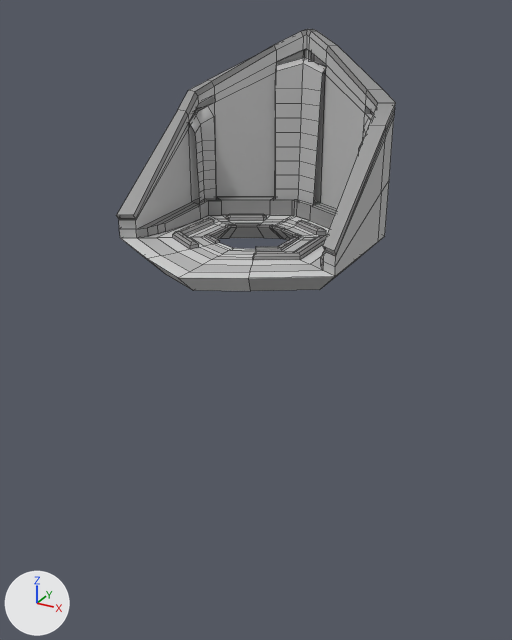
Before and after pictures for a commit that changed the FBX model Assets/fran/testing  03 propuesta/plaza.fbx.
One viewpoint serves both versions: a 50 mm lens placed at (2.42, -4.93, 1.62), pointed at (0.02, -0.56, -0.57). Lighting does not change. The marker at lower left points along +X, +Y and +Z. The picture after the commit comes second. Mesh edges are drawn as thin lines. Where no turn or scale is listed for an object, it has been applied to the vertices.

Objects in the first picture: 'fluid', 'fluid1', 'plaza1'.
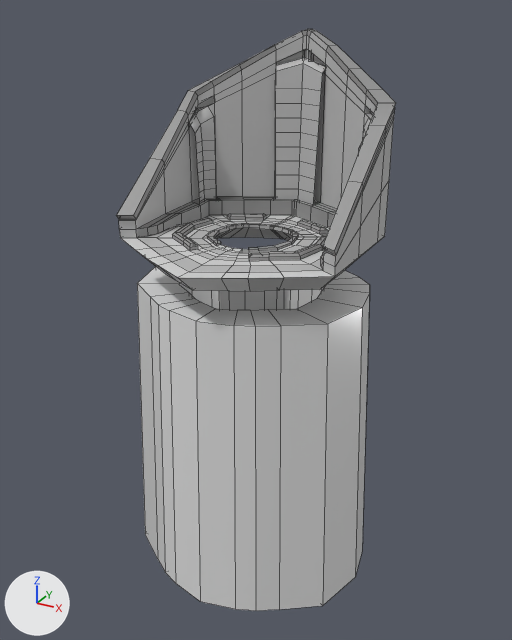
Where the newer file only moved an object's origin or applied its transform, the numbers keep the older frame.

Location of each change, (x1, y1, x2, y2) in pixels of the pictures (512 x 640 px):
```json
{"object": "elevator_water_lava", "change": "added", "after": [137, 267, 370, 611]}
{"part": 1, "of": "me_mesh_002", "change": "reshaped", "before": [157, 205, 329, 266], "after": [117, 45, 386, 291]}
```

Edits to the scene script, one JSON object a line:
```json
{"op": "add", "block": "mat_lambert13", "code": ["mat_lambert13 = principled_material('lambert13')", "mat_lambert13.base_color = (0.5, 0.5, 0.5)  # grey #bcbcbc"]}
{"op": "add", "block": "mat_lava3", "code": ["mat_lava3 = principled_material('Lava3')", "mat_lava3.base_color = (0.8, 0.8, 0.8)  # white #e7e7e7", "mat_lava3.roughness = 0.2"]}
{"block": "me_mesh_002", "where": "# used by ob_plaza1; location = (0.0, -0.577, 0.696)"}
{"op": "remove", "block": "me_mesh_002", "code": "me_mesh_002.from_pydata(...)  # 514 vertices, 512 faces; spans x -0.84..0.84, y -0.96..0.96, z -0.74..0.78"}
{"op": "add", "block": "me_mesh_002", "code": "me_mesh_002.from_pydata(...)  # 708 vertices, 701 faces; spans x -0.84..0.84, y -0.96..0.96, z -0.74..0.78"}
{"block": "me_mesh_002", "change": "me_mesh_002 part 1: 96 vertices moved from x -0.46..0.46, y -0.38..0.5, z -0.74..-0.56 to x -0.5..0.5, y -0.25..0.51, z -0.74..-0.56; 54 vertices removed from x -0.65..0.65, y -0.48..0.29, z -0.74..-0.54; 248 vertices added at x -0.84..0.84, y -0.83..0.7, z -0.74..0.53"}
{"op": "add", "block": "me_mesh_002", "code": "me_mesh_002.materials.append(mat_lambert13)  # grey #bcbcbc"}
{"op": "add", "block": "me_mesh_003", "code": ["me_mesh_003 = bpy.data.meshes.new('Mesh.003')", "me_mesh_003.from_pydata(...)  # 96 vertices, 96 faces; spans x -0.97..0.97, y -0.86..0.86, z -0.05..2.32", "me_mesh_003.materials.append(mat_lava3)  # white #e7e7e7"]}
{"op": "add", "block": "ob_elevator_water_lava", "code": ["ob_elevator_water_lava = bpy.data.objects.new('elevator_water_lava', me_mesh_003)", "ob_elevator_water_lava.location = (0.0, -0.576, -2.59)"]}
```
